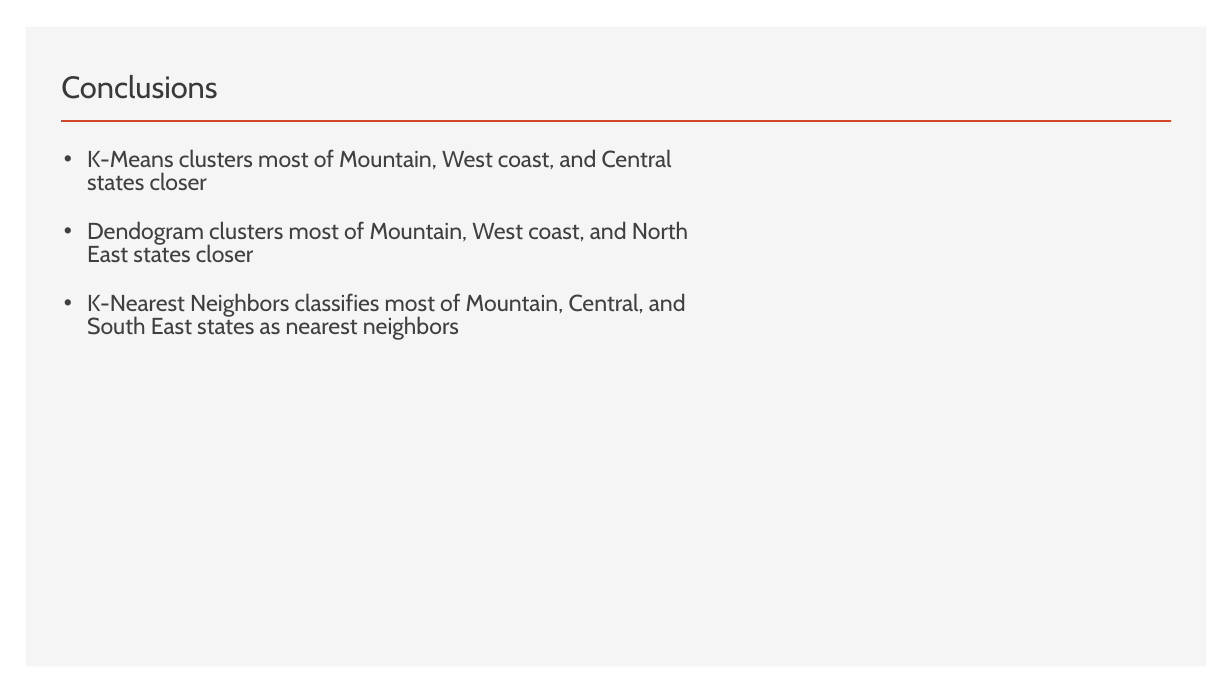
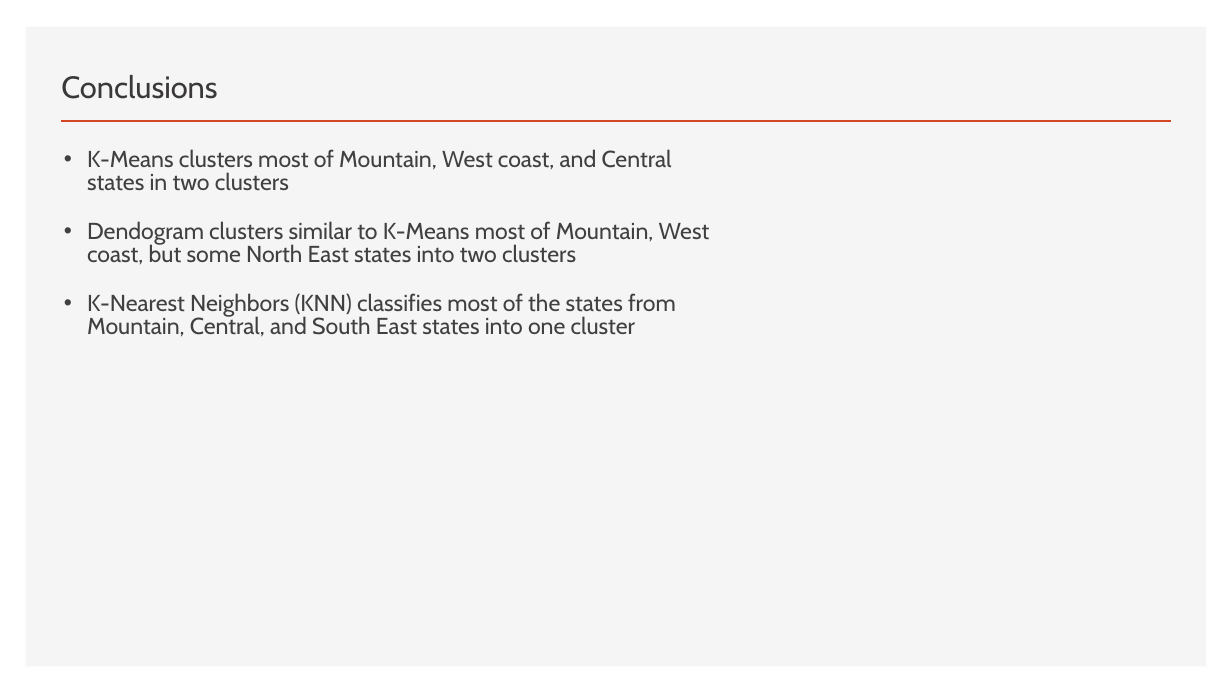
Before and after one commit to damuakula/FinalProject, a slide deck: slide 12 of PyschRegionsUS.pptx. Drawn at 1232x693 pixels with LibreOffice and Linux fonts; fonts in the diff are those of the drawing. Boxes give left, top, right and bottom in pixels: in the first picture for what was removed or moved away, otherwise in the second. Text is boxed around its words. In the diff, an @@ line names an element or a change of style, - is before the commit and + after.

```diff
--- a/PyschRegionsUS.pptx
+++ b/PyschRegionsUS.pptx
@@ text at box(87, 149, 710, 337): text changed @@
-• K-Means clusters most of Mountain, West coast, and Central states closer
-• Dendogram clusters most of Mountain, West coast, and North East states closer
-• K-Nearest Neighbors classifies most of Mountain, Central, and South East states as nearest neighbors
+• K-Means clusters most of Mountain, West coast, and Central states in two clusters
+• Dendogram clusters similar to K-Means most of Mountain, West coast, but some North East states into two clusters
+• K-Nearest Neighbors (KNN) classifies most of the states from Mountain, Central, and South East states into one cluster
```
Also in this commit, not shown: 4 other slides changed.
